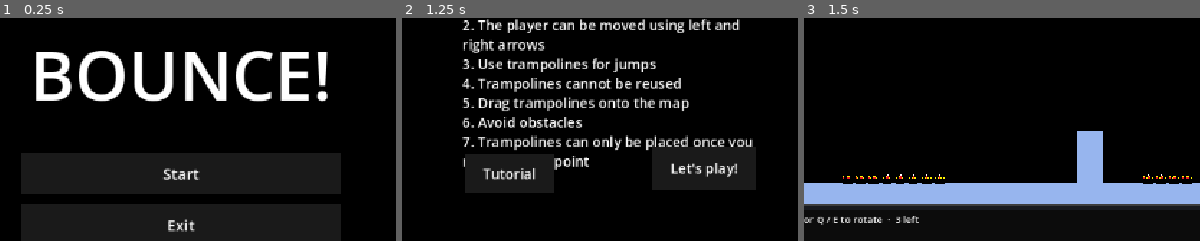
Above: before the commit, frames 1-3 (left to right).
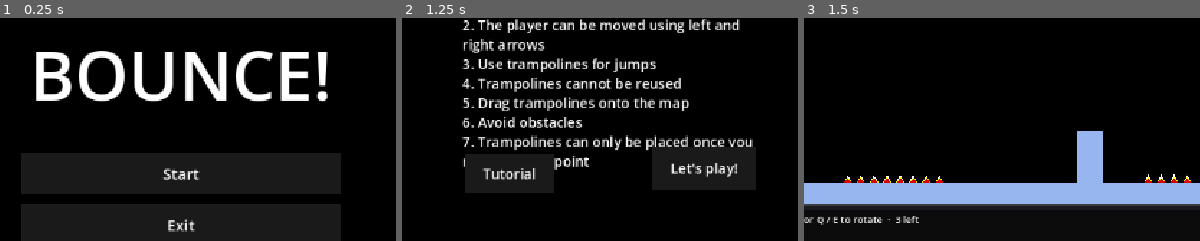
Above: after the commit, the same moments.

Repository: arsenal4eva/bounce
Game: Godot game, scene res://titlescreen.tscn
The game is run twice, just before and just after one commit, with the same random seed, the same clock (stepped at 60 frames per second) and the same inputs.
Inputs:
- Up to frame 1 (0.25 s): no input
- Up to frame 2 (1.25 s): click "Start" at 0.5 s
- Up to frame 3 (1.5 s): click "Let's play!" at 1.25 s
The pictures show only the part of the screen within x 27-77%, y 33-83%; the shares and areas given below are measured in that part.

Frames 1-2 are identical in both runs. In frame 3, 0.7% of the frame differs, in the area x 9-98%, y 69-75%.

Commit message:
spikes

Diff:
--- a/game/spikes.tscn
+++ b/game/spikes.tscn
@@ -1,33 +1,28 @@
-[gd_scene load_steps=4 format=3]
+[gd_scene format=3 uid="uid://d26t65x2i3pd6"]
 
-[ext_resource type="Script" path="res://spikes.gd" id="1_spike"]
-[ext_resource type="Texture2D" path="res://wall.png" id="2_wall"]
-
-[sub_resource type="AtlasTexture" id="AtlasTexture_spike"]
-atlas = ExtResource("2_wall")
-region = Rect2(0, 4, 17, 12)
+[ext_resource type="Script" uid="uid://bkl8c2ndik65i" path="res://spikes.gd" id="1_spike"]
+[ext_resource type="Texture2D" uid="uid://c0wqt7wioj01u" path="res://the_spike.png" id="2_nrdsm"]
 
 [sub_resource type="RectangleShape2D" id="RectangleShape2D_spike"]
-size = Vector2(24, 28)
+size = Vector2(12, 10)
 
-[node name="Spikes" type="Node2D"]
+[node name="Spikes" type="Node2D" unique_id=422998535]
 z_index = 8
 script = ExtResource("1_spike")
 
-[node name="Sprite2D" type="Sprite2D" parent="."]
-texture_filter = 1
-position = Vector2(0, 1)
+[node name="Sprite2D" type="Sprite2D" parent="." unique_id=288427766]
+position = Vector2(-0.002539929, -0.0020065876)
 rotation = -1.5707964
-scale = Vector2(2, 2)
-texture = SubResource("AtlasTexture_spike")
+scale = Vector2(0.006838708, 0.0058490573)
+texture = ExtResource("2_nrdsm")
 
-[node name="Area2D" type="Area2D" parent="."]
+[node name="Area2D" type="Area2D" parent="." unique_id=905853863]
 collision_layer = 4
 collision_mask = 2
 monitorable = false
 
-[node name="CollisionShape2D" type="CollisionShape2D" parent="Area2D"]
-position = Vector2(0, 0)
+[node name="CollisionShape2D" type="CollisionShape2D" parent="Area2D" unique_id=1945562823]
+position = Vector2(0, 3)
 shape = SubResource("RectangleShape2D_spike")
 
 [connection signal="body_entered" from="Area2D" to="." method="_on_area_2d_body_entered"]
Binary file added: game/the_spike.png
Not shown, added: game/the_spike.png.import
